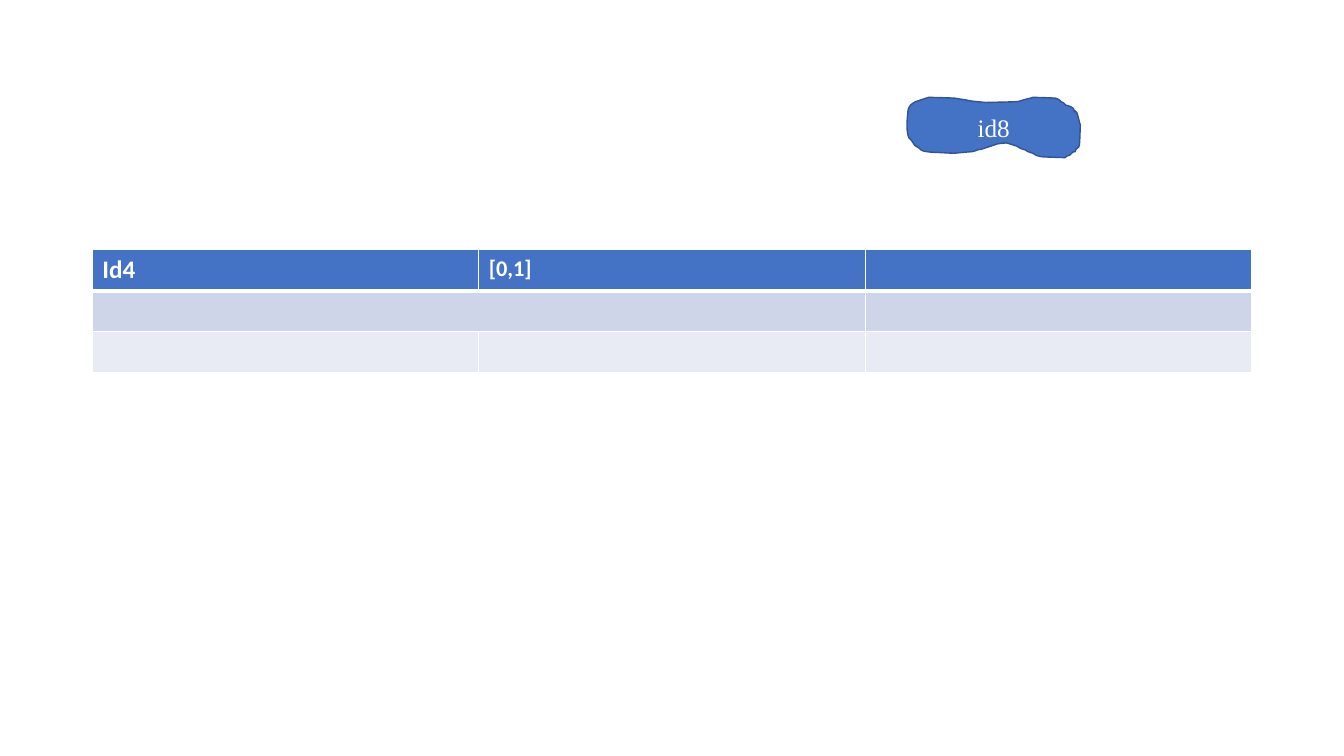
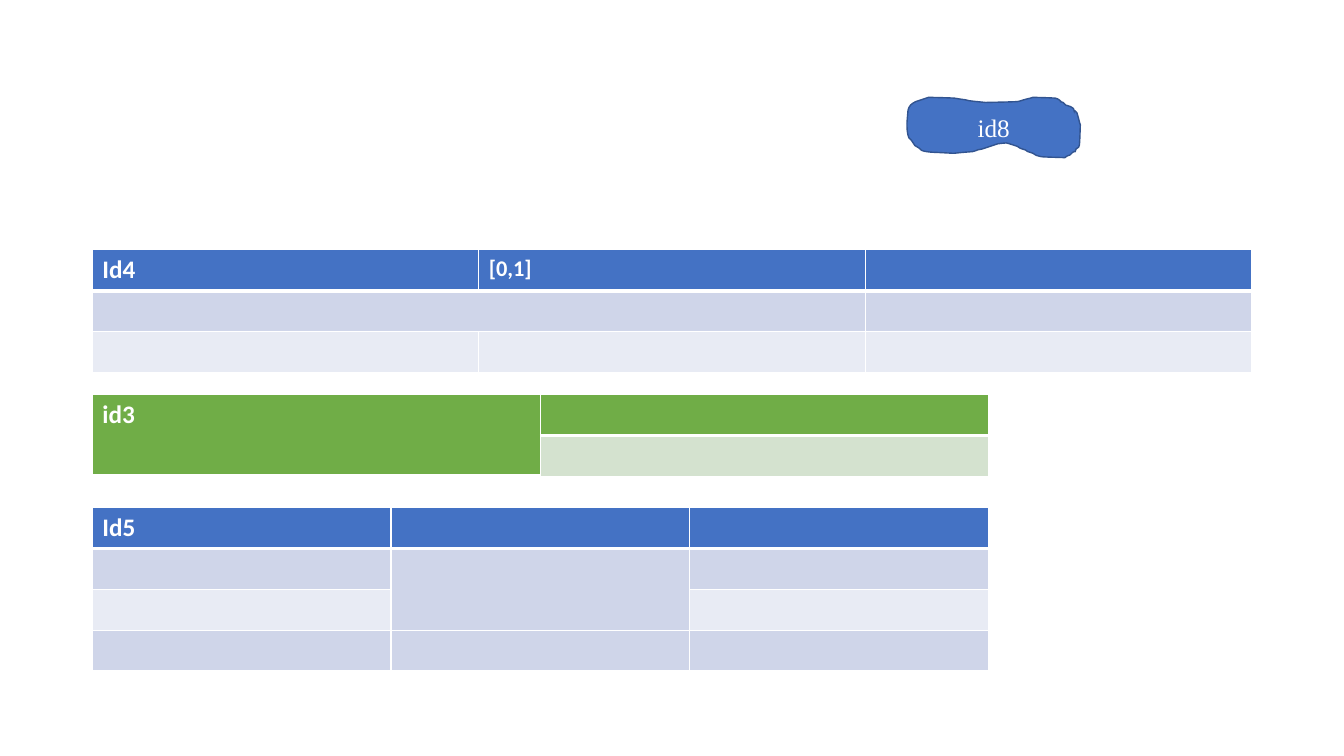
Before and after one commit to ShapeCrawler/ShapeCrawler, a slide deck: slide 2 of ShapeCrawler.Tests.Unit/Resource/001.pptx. Drawn at 1344x756 pixels with LibreOffice and Linux fonts; fonts in the diff are those of the drawing; background and template pictures are left out. Boxes give left, top, right and bottom in pixels: in the first picture for what was removed or moved away, otherwise in the second. Text is boxed around its words. In the diff, an @@ line names an element or a change of style, - is before the commit and + after.

```diff
--- a/ShapeCrawler.Tests.Unit/Resource/001.pptx
+++ b/ShapeCrawler.Tests.Unit/Resource/001.pptx
@@ table added at (x1=93, y1=394, x2=988, y2=476), 2 rows, 2 columns @@
+id3 | 
+ | 
@@ table added at (x1=93, y1=507, x2=988, y2=670), 4 rows, 3 columns @@
+Id5 |  | 
+ |  | 
+ |  | 
+ |  | 
```
Also in this commit, not shown: 1 other slide changed, 1 slide added, 38 other files.
